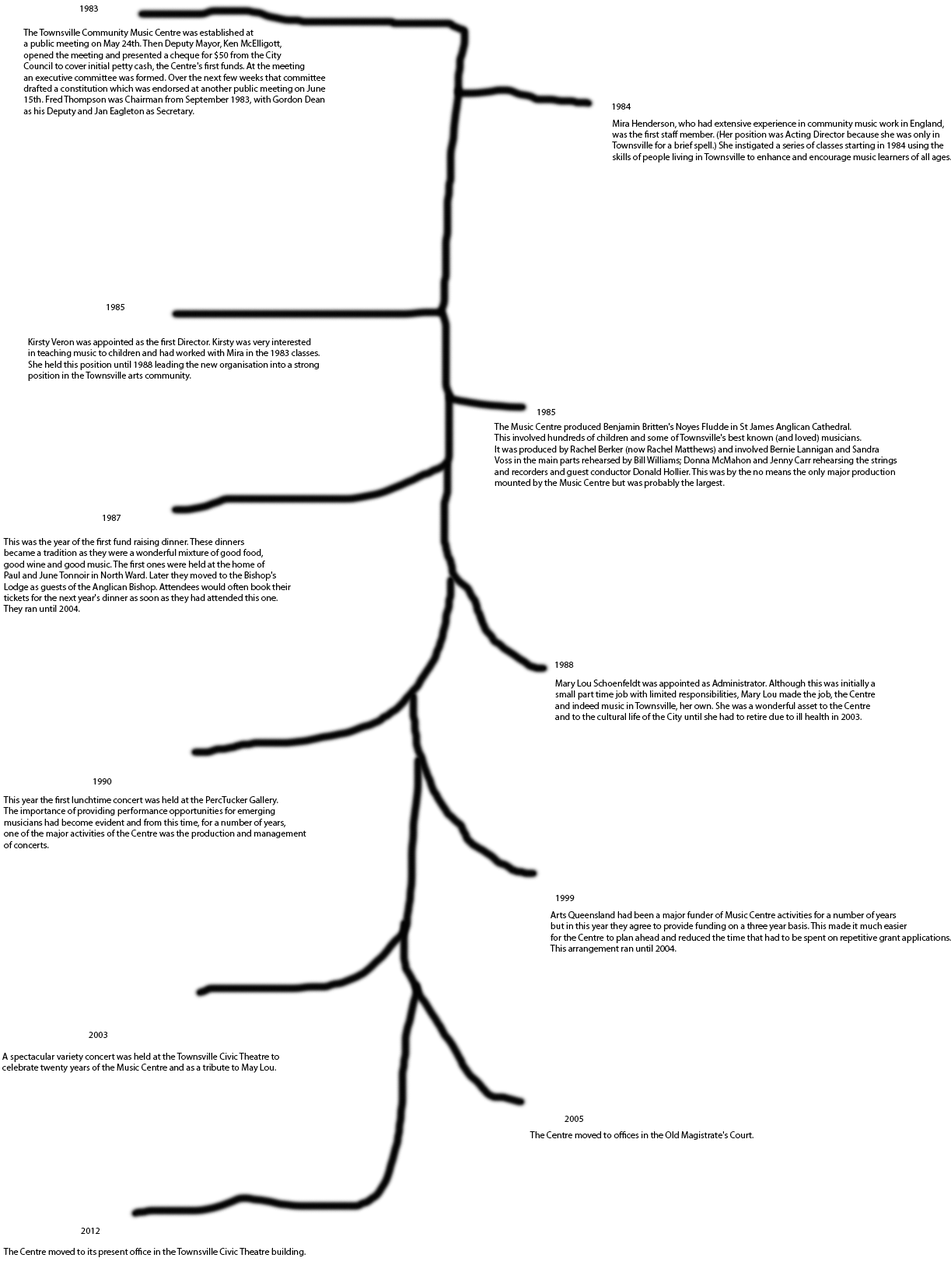
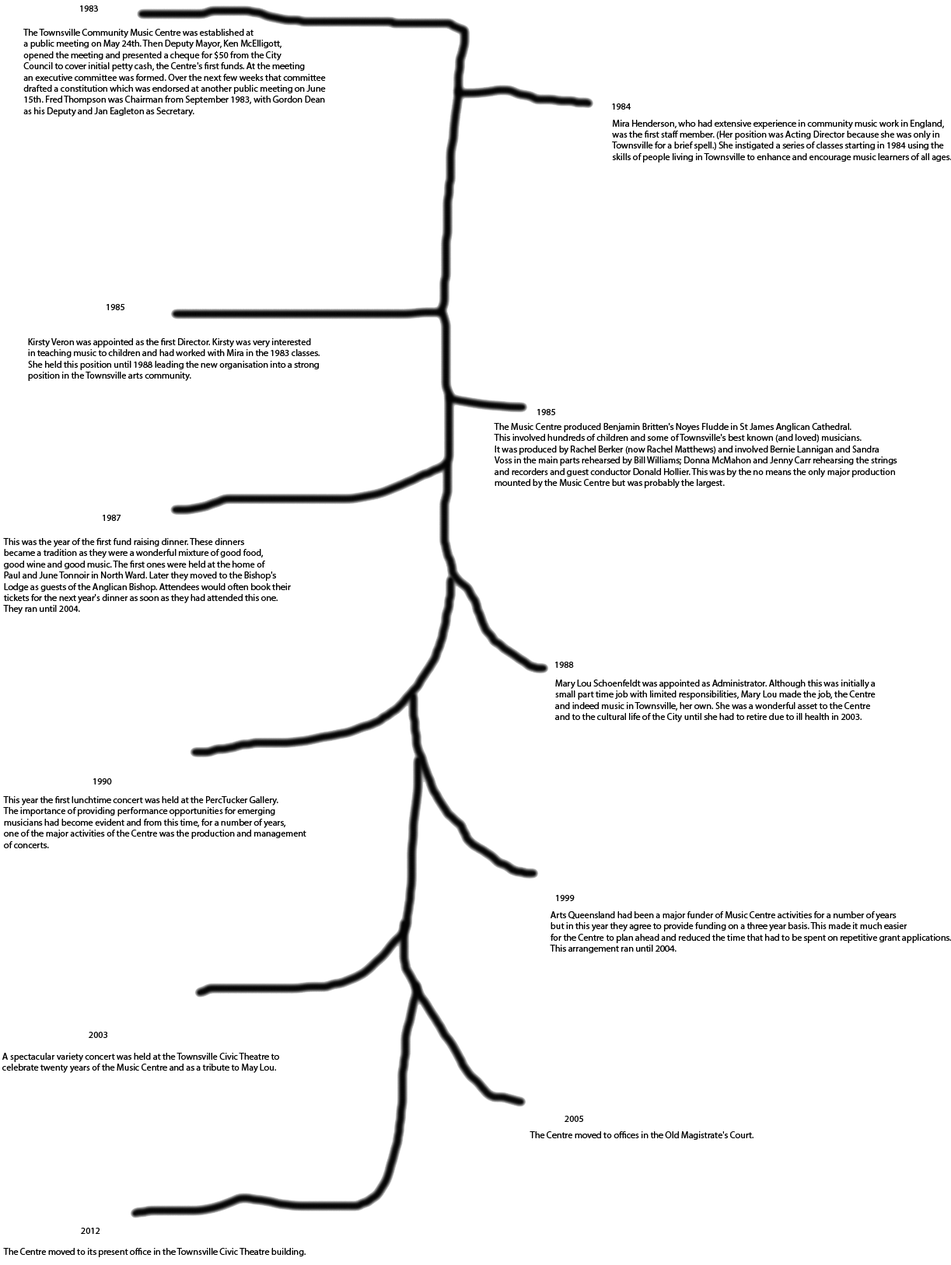
Layer changes from the first (951, 1265) image to the second:
renamed "Background" to "Layer 0", painted on it over bbox(2, 3, 951, 1258)
